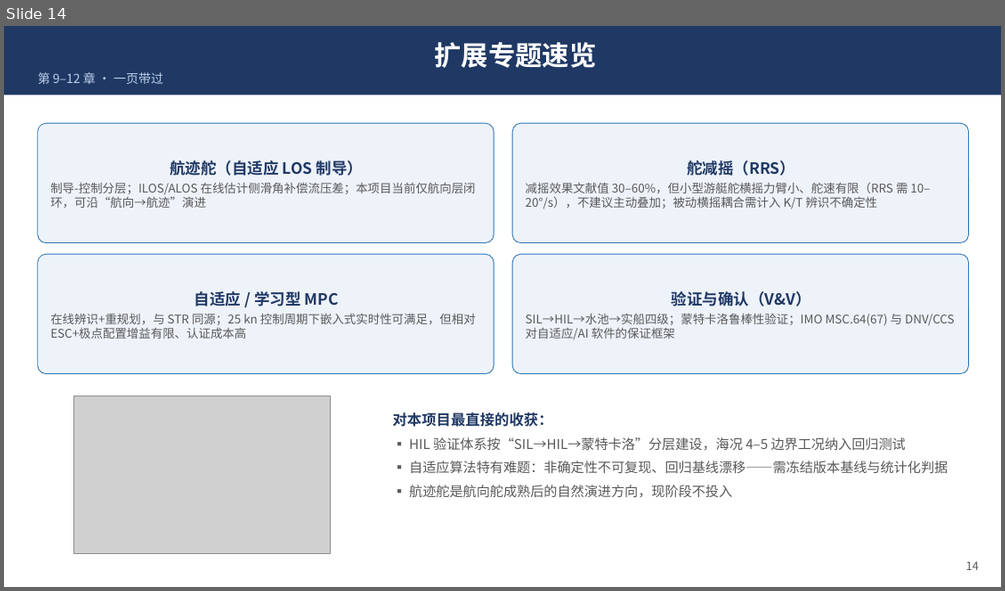
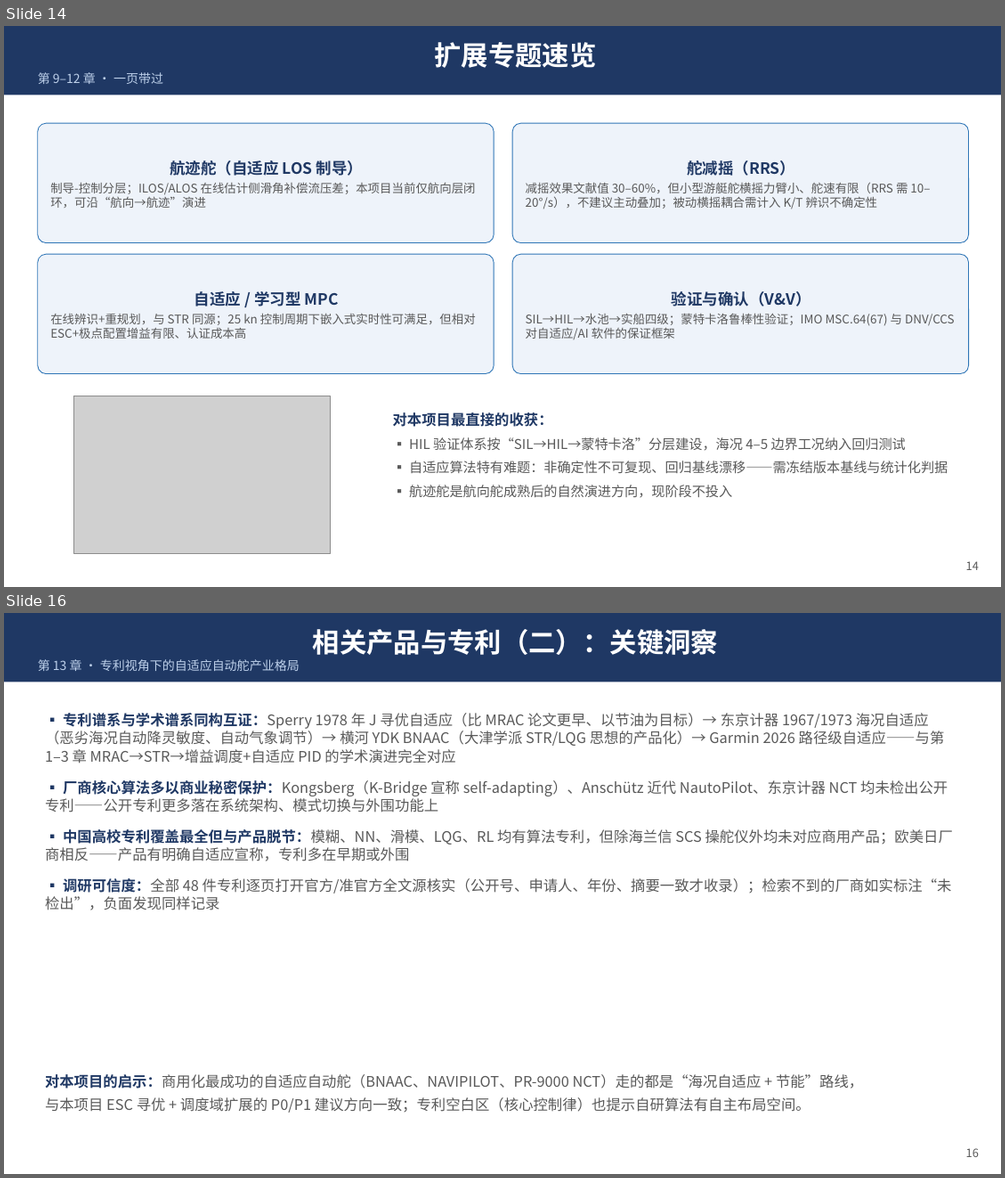
Before and after one commit to jimaka/auto_rudder, a slide deck: docs/adaptive_autopilot_research/自动舵自适应算法调研汇报.pptx. Shown one above the other, each under a label of ours: slide 14 before the commit, slides 14 and 16 after it; the slides between them are not shown. The pictures are 1005x591 and 1005x1178 pixels, drawn with LibreOffice and Linux fonts; fonts in the diff are those of the drawing; grey boxes stand for pictures. Boxes give left, top, right and bottom in pixels: in the first picture for what was removed or moved away, otherwise in the second. Text is boxed around its words. In the diff, an @@ line names an element or a change of style, - is before the commit and + after.

Commit message:
docs: 汇报PPT同步新增产品与专利两页（共18页）

```diff
--- a/docs/adaptive_autopilot_research/自动舵自适应算法调研汇报.pptx
+++ b/docs/adaptive_autopilot_research/自动舵自适应算法调研汇报.pptx
@@ slide 16 added at box(4, 613, 1001, 1174), background #FFFFFF @@
@@ rectangle added at box(4, 613, 1001, 682), fill #1F3864, 12 pt, text #BDD0EA @@
+相关产品与专利（二）：关键洞察
+第 13 章 · 专利视角下的自适应自动舵产业格局
@@ text added at box(45, 713, 953, 910), 14 pt, text #595959 @@
+▪ 专利谱系与学术谱系同构互证：Sperry 1978 年 J 寻优自适应（比 MRAC 论文更早、以节油为目标）→ 东京计器 1967/1973 海况自适应（恶劣海况自动降灵敏度、自动气象调节）→ 横河 YDK BNAAC（大津学派 STR/LQG 思想的产品化）→ Garmin 2026 路径级自适应——与第 1–3 章 MRAC→STR→增益调度+自适应 PID 的学术演进完全对应
+▪ 厂商核心算法多以商业秘密保护：Kongsberg（K-Bridge 宣称 self-adapting）、Anschütz 近代 NautoPilot、东京计器 NCT 均未检出公开专利——公开专利更多落在系统架构、模式切换与外围功能上
+▪ 中国高校专利覆盖最全但与产品脱节：模糊、NN、滑模、LQG、RL 均有算法专利，但除海兰信 SCS 操舵仪外均未对应商用产品；欧美日厂商相反——产品有明确自适应宣称，专利多在早期或外围
+▪ 调研可信度：全部 48 件专利逐页打开官方/准官方全文源核实（公开号、申请人、年份、摘要一致才收录）；检索不到的厂商如实标注“未检出”，负面发现同样记录
@@ text added at box(45, 1074, 863, 1112), 14 pt, text #595959 @@
+对本项目的启示：商用化最成功的自适应自动舵（BNAAC、NAVIPILOT、PR-9000 NCT）走的都是“海况自适应 + 节能”路线，
+与本项目 ESC 寻优 + 调度域扩展的 P0/P1 建议方向一致；专利空白区（核心控制律）也提示自研算法有自主布局空间。
@@ text added at box(966, 1148, 979, 1157), 11 pt, text #595959 @@
+16
```
Also in this commit, not shown: 1 slide changed, 1 other slide added.
